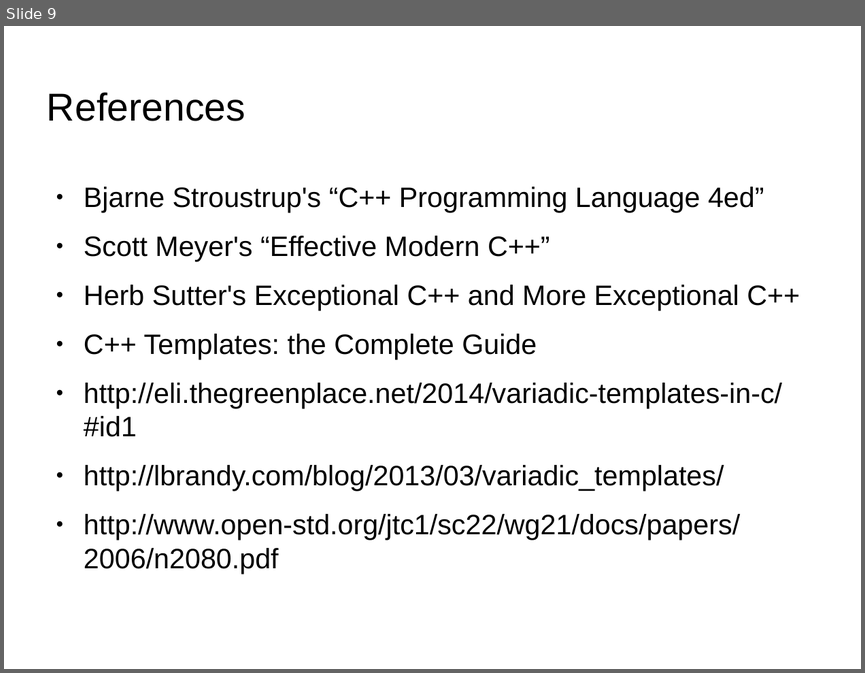
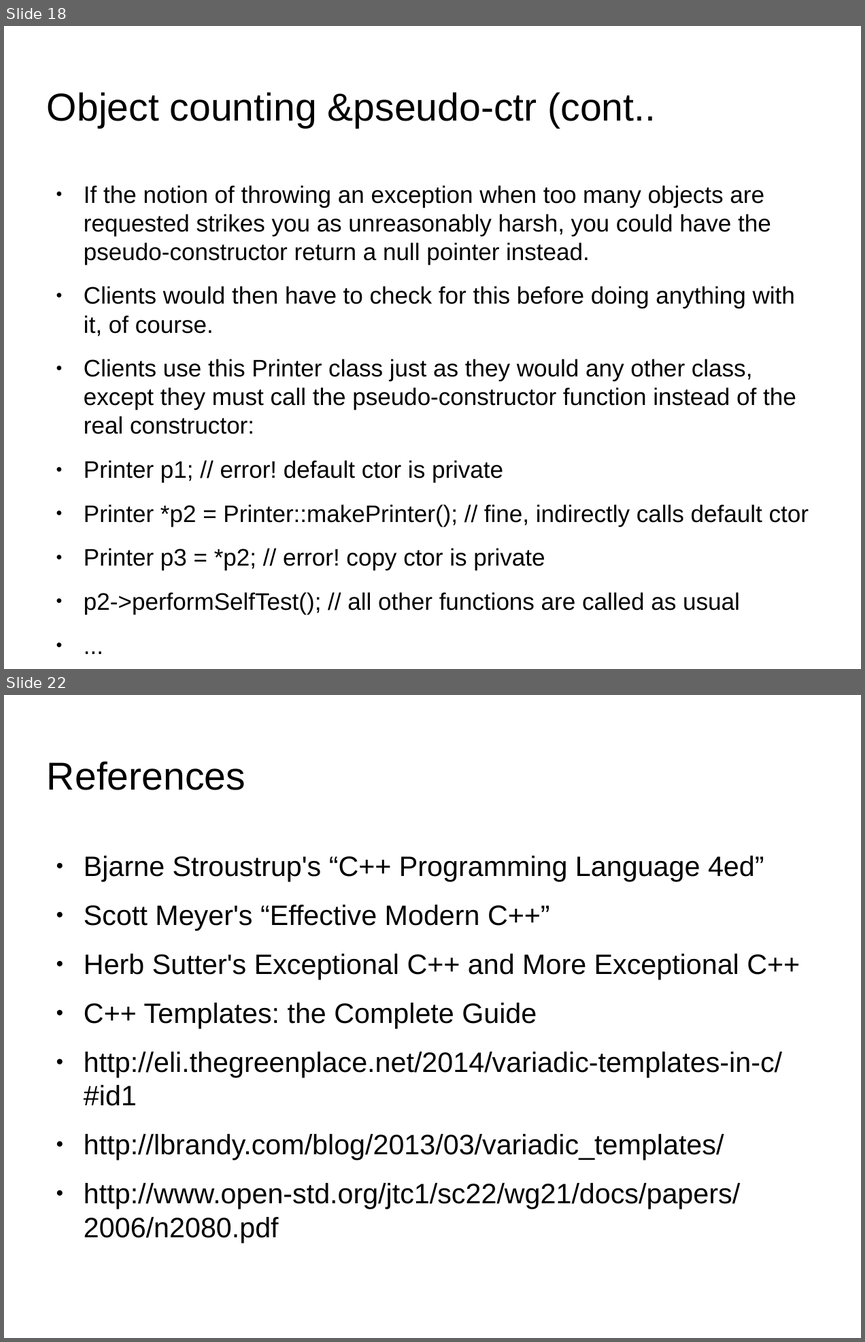
Before and after one commit to kks32/cpp-software-development, a slide deck: Ex19_Lazy_Evaluation_Reference_Counting/Ex19_Lazy_Evaluation_Reference_Counting.odp. Shown one above the other, each under a label of ours: slide 9 before the commit, slides 18 and 22 after it; the slides between them are not shown. The pictures are 865x673 and 865x1342 pixels, drawn with LibreOffice and Linux fonts; fonts in the diff are those of the drawing; background and template pictures are left out. Boxes give left, top, right and bottom in pixels: in the first picture for what was removed or moved away, otherwise in the second. Text is boxed around its words. In the diff, an @@ line names an element or a change of style, - is before the commit and + after.

Commit message:
Limiting object instantiation

```diff
--- a/Ex19_Lazy_Evaluation_Reference_Counting/Ex19_Lazy_Evaluation_Reference_Counting.odp
+++ b/Ex19_Lazy_Evaluation_Reference_Counting/Ex19_Lazy_Evaluation_Reference_Counting.odp
@@ slide 18 added at <box>4,26,861,669</box>, background picture (left out) @@
@@ title added at <box>47,92,655,128</box>, 36 pt, text #000000 @@
+Object counting &pseudo-ctr (cont..
@@ text added at <box>84,185,808,614</box>, 22.1 pt, text #000000 @@
+● If the notion of throwing an exception when too many objects are requested strikes you as unreasonably harsh, you could have the pseudo-constructor return a null pointer instead.
+● Clients would then have to check for this before doing anything with it, of course.
+● Clients use this Printer class just as they would any other class, except they must call the pseudo-constructor function instead of the real constructor:
+● Printer p1; // error! default ctor is private
+● Printer *p2 = Printer::makePrinter(); // fine, indirectly calls default ctor
+● Printer p3 = *p2; // error! copy ctor is private
+● p2->performSelfTest(); // all other functions are called as usual
+● ...
+● delete p2; // avoid resource leak; this would be unnecessary if p2 were a shared_ptr
@@ what was slide 9 is now slide 22 @@
```
Also in this commit, not shown: 12 other slides added, 1 other file.
